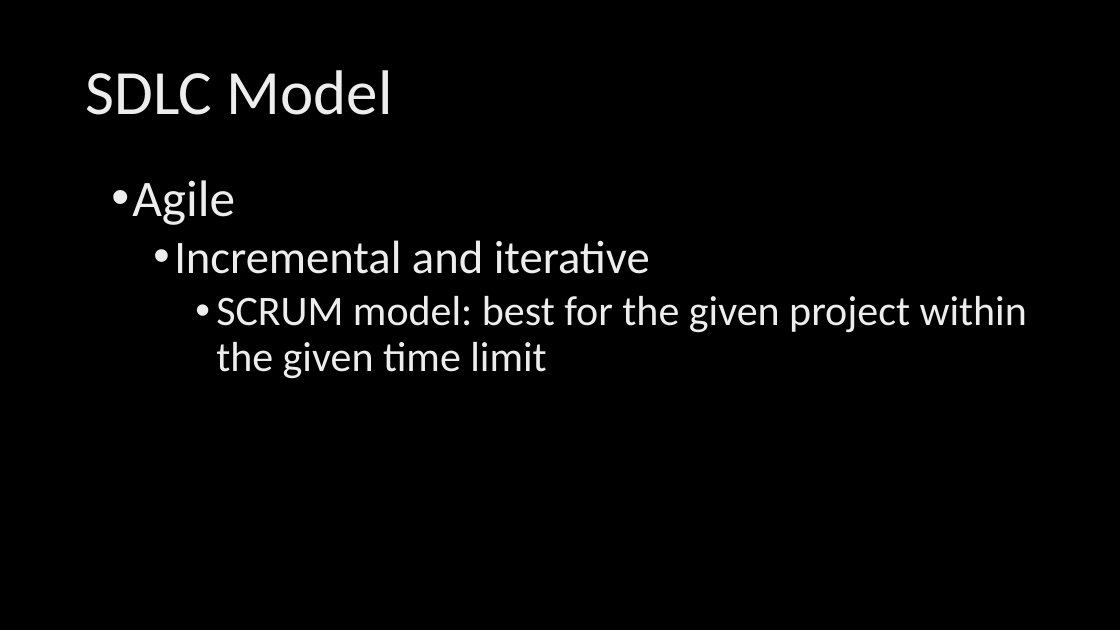
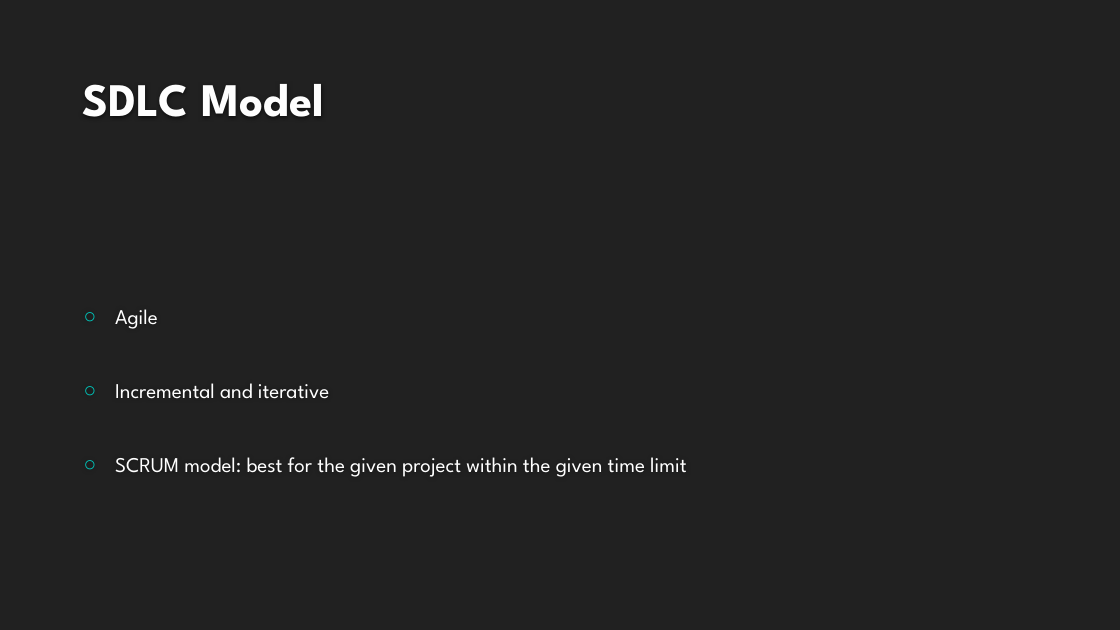
Before and after one commit to HalfMomentum/Belleza, a slide deck: slide 4 of Documentation/BELLZA WEBAPP.pptx. Drawn at 1120x630 pixels with LibreOffice and Linux fonts; fonts in the diff are those of the drawing; background and template pictures are left out. Boxes give left, top, right and bottom in pixels: in the first picture for what was removed or moved away, otherwise in the second. Text is boxed around its words. In the diff, an @@ line names an element or a change of style, - is before the commit and + after.

```diff
--- a/Documentation/BELLZA WEBAPP.pptx
+++ b/Documentation/BELLZA WEBAPP.pptx
@@ background picture (left out) to #212121 @@
@@ title "SDLC Model": place and size @@
-title "SDLC Model" at (85,70,393,115)
+title "SDLC Model" at (83,84,324,117)
@@ title "SDLC Model" at (83,84,324,117): size 54 to 40 pt, font Calibri to League Spartan, text colour gradient #BFBFBF to #EDEDED to #FFFFFF to #FEFEFE, bold on; line spacing 0.9 to 1; vertical alignment middle to bottom @@
@@ text "Agile": place and size @@
-text "Agile" at (132,180,1027,379)
+text "Agile" at (115,309,687,477)
@@ text "Agile" at (115,309,687,477): size 44 to 18 pt in "Agile"; font Calibri to League Spartan, text colour gradient #BFBFBF to #EDEDED to #FFFFFF to #FFFFFF; size 40 to 18 pt in "Incremental and iterative"; size 36 to 18 pt in "SCRUM model: best for the given project ..."; bullet • to ○; line spacing 0.9 to 2.5; list level 2 to 1 in "Incremental and iterative"; list level 3 to 1 in "SCRUM model: best for the ..."; vertical alignment top to middle @@
```
Also in this commit, not shown: 15 other slides changed, 5 slides added, 6 slides removed, 6 other files.
